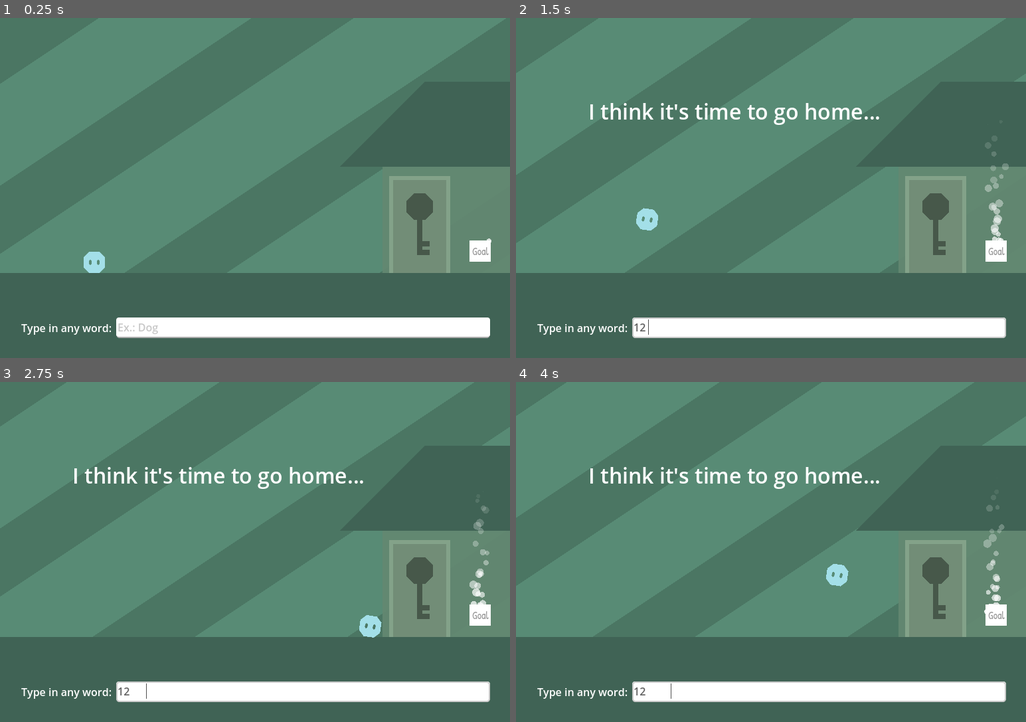
Above: before the commit, frames 1-4 (two rows, left to right).
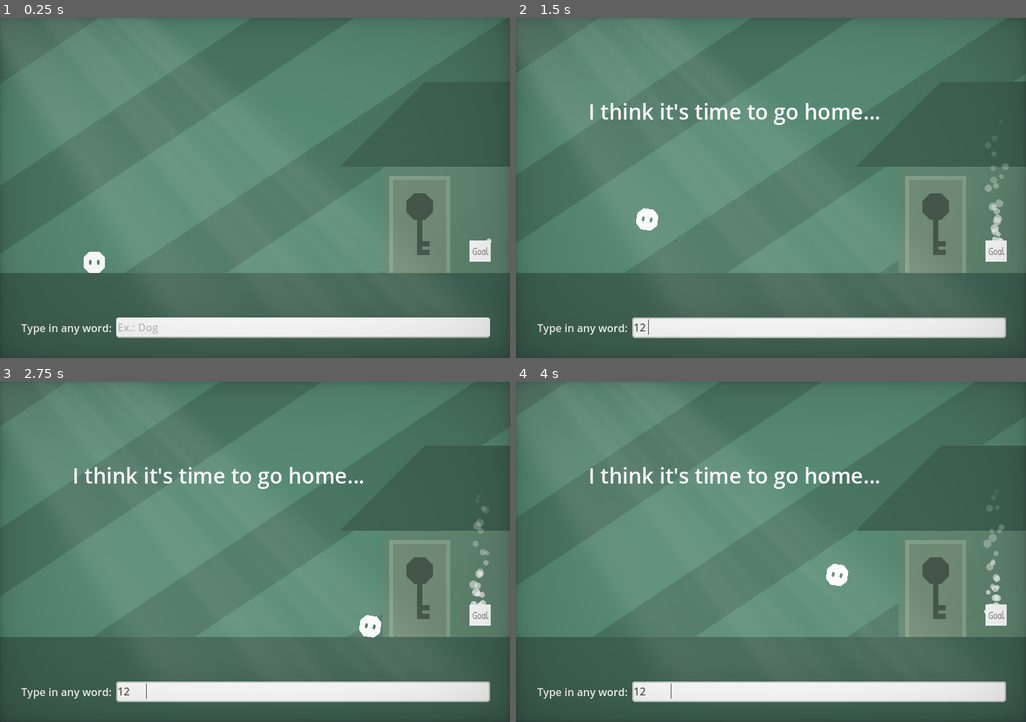
Above: after the commit, the same moments.

Repository: WordPlayEducation/word-play-platformer
Game: Godot game, scene res://main/main.tscn
Same seed, same stepped clock (60 frames per second), same inputs: the game is played once before the commit and once after it.
Inputs (mouse positions are in pixels of both pictures, inside the frame that each line leads up to):
- Up to frame 1 (0.25 s): no input
- Up to frame 2 (1.5 s): click (816, 327) at 0.52 s; type "12" at 0.6 s; move the mouse to (883, 171) at 1.27 s; hold Right (ui_right) from 1.28 s (still down); tap Space (jump) at 1.35 s
- Up to frame 3 (2.75 s): keep holding Right (ui_right); tap Space (jump) at 1.52, 1.82, 2.27, 2.3, 2.57 s; move the mouse to (153, 569) at 2.02 s; click (153, 569) at 2.1 s
- Up to frame 4 (4 s): move the mouse to (822, 477) at 2.77 s; release Right (ui_right) at 2.78 s; hold Left (ui_left) 2.78-3.53 s; tap Space (jump) at 2.85, 3.77, 3.8 s; move the mouse to (745, 620) at 3.52 s; hold Right (ui_right) from 3.53 s (still down); click (745, 620) at 3.6 s

The runs differ from the first frame. In frame 1, 2.1% of the frame differs, in the area x 0-100%, y 0-100%; in frame 2, 2.1%; in frame 3, 2.1%; in frame 4, 2.1%.

Commit message:
shaders

Diff:
--- /dev/null
+++ b/main/godrays.gdshader
@@ -0,0 +1,112 @@
+/*
+Shader from Godot Shaders - the free shader library.
+godotshaders.com/shader/god-rays
+
+Feel free to use, improve and change this shader according to your needs
+and consider sharing the modified result on godotshaders.com.
+*/
+
+// https://godotshaders.com/shader/god-rays/
+
+shader_type canvas_item;
+
+
+uniform float angle = -0.3;
+uniform float position = -0.2;
+uniform float spread : hint_range(0.0, 1.0) = 0.5;
+uniform float cutoff : hint_range(-1.0, 1.0) = 0.1;
+uniform float falloff : hint_range(0.0, 1.0) = 0.2;
+uniform float edge_fade : hint_range(0.0, 1.0) = 0.15;
+
+uniform float speed = 1.0;
+uniform float ray1_density = 8.0;
+uniform float ray2_density = 30.0;
+uniform float ray2_intensity : hint_range(0.0, 1.0) = 0.3;
+
+uniform vec4 color : source_color = vec4(1.0, 0.9, 0.65, 0.8);
+
+uniform bool hdr = false;
+uniform float seed = 5.0;
+
+// Random and noise functions from Book of Shader's chapter on Noise.
+float random(vec2 _uv) {
+    return fract(sin(dot(_uv.xy,
+                         vec2(12.9898, 78.233))) *
+        43758.5453123);
+}
+
+uniform sampler2D SCREEN_TEXTURE: hint_screen_texture;
+
+float noise (in vec2 uv) {
+    vec2 i = floor(uv);
+    vec2 f = fract(uv);
+
+    // Four corners in 2D of a tile
+    float a = random(i);
+    float b = random(i + vec2(1.0, 0.0));
+    float c = random(i + vec2(0.0, 1.0));
+    float d = random(i + vec2(1.0, 1.0));
+
+
+    // Smooth Interpolation
+
+    // Cubic Hermine Curve. Same as SmoothStep()
+    vec2 u = f * f * (3.0-2.0 * f);
+
+    // Mix 4 coorners percentages
+    return mix(a, b, u.x) +
+            (c - a)* u.y * (1.0 - u.x) +
+            (d - b) * u.x * u.y;
+}
+
+mat2 rotate(float _angle){
+    return mat2(vec2(cos(_angle), -sin(_angle)),
+                vec2(sin(_angle), cos(_angle)));
+}
+
+vec4 screen(vec4 base, vec4 blend){
+	return 1.0 - (1.0 - base) * (1.0 - blend);
+}
+
+void fragment()
+{
+
+	// Rotate, skew and move the UVs
+	vec2 transformed_uv = ( rotate(angle) * (UV - position) )  / ( (UV.y + spread) - (UV.y * spread) );
+
+	// Animate the ray according the the new transformed UVs
+	vec2 ray1 = vec2(transformed_uv.x * ray1_density + sin(TIME * 0.1 * speed) * (ray1_density * 0.2) + seed, 1.0);
+	vec2 ray2 = vec2(transformed_uv.x * ray2_density + sin(TIME * 0.2 * speed) * (ray1_density * 0.2) + seed, 1.0);
+
+	// Cut off the ray's edges
+	float cut = step(cutoff, transformed_uv.x) * step(cutoff, 1.0 - transformed_uv.x);
+	ray1 *= cut;
+	ray2 *= cut;
+
+	// Apply the noise pattern (i.e. create the rays)
+	float rays;
+
+	if (hdr){
+		// This is not really HDR, but check this to not clamp the two merged rays making
+		// their values go over 1.0. Can make for some nice effect
+		rays = noise(ray1) + (noise(ray2) * ray2_intensity);
+	}
+	else{
+		 rays = clamp(noise(ray1) + (noise(ray2) * ray2_intensity), 0., 1.);
+	}
+
+	// Fade out edges
+	rays *= smoothstep(0.0, falloff, (1.0 - UV.y)); // Bottom
+	rays *= smoothstep(0.0 + cutoff, edge_fade + cutoff, transformed_uv.x); // Left
+	rays *= smoothstep(0.0 + cutoff, edge_fade + cutoff, 1.0 - transformed_uv.x); // Right
+
+	// Color to the rays
+	vec3 shine = vec3(rays) * color.rgb;
+
+	// Try different blending modes for a nicer effect. "Screen" is included in the code,
+	// but take a look at https://godotshaders.com/snippet/blending-modes/ for more.
+	// With "Screen" blend mode:
+	shine = screen(texture(SCREEN_TEXTURE, SCREEN_UV), vec4(color)).rgb;
+
+	COLOR = vec4(shine, rays * color.a);
+}
--- a/main/main.tscn
+++ b/main/main.tscn
@@ -8,6 +8,30 @@
 [ext_resource type="Script" path="res://main/level/level_manager.gd" id="3_or2u5"]
 [ext_resource type="Script" path="res://main/creator/creator.gd" id="4_exasg"]
 [ext_resource type="AudioStream" uid="uid://bkdd465gjmk3s" path="res://main/level/JazzBrunch.mp3" id="8_wxwom"]
+[ext_resource type="Shader" path="res://main/vignette.gdshader" id="9_pr2ff"]
+[ext_resource type="Shader" path="res://main/godrays.gdshader" id="10_n0da3"]
+
+[sub_resource type="ShaderMaterial" id="ShaderMaterial_2g3rd"]
+shader = ExtResource("9_pr2ff")
+shader_parameter/vignette_intensity = 0.1
+shader_parameter/vignette_opacity = 0.5
+shader_parameter/vignette_rgb = Color(0.16584, 0.1082, 0.260375, 1)
+
+[sub_resource type="ShaderMaterial" id="ShaderMaterial_howha"]
+shader = ExtResource("10_n0da3")
+shader_parameter/angle = -0.3
+shader_parameter/position = -0.2
+shader_parameter/spread = 0.5
+shader_parameter/cutoff = 0.1
+shader_parameter/falloff = 0.2
+shader_parameter/edge_fade = 0.15
+shader_parameter/speed = 1.0
+shader_parameter/ray1_density = 8.0
+shader_parameter/ray2_density = 30.0
+shader_parameter/ray2_intensity = 0.3
+shader_parameter/color = Color(1, 0.977333, 0.92, 0.121569)
+shader_parameter/hdr = true
+shader_parameter/seed = 5.0
 
 [node name="Main" type="Node"]
 
@@ -40,3 +64,21 @@
 [node name="AudioStreamPlayer" type="AudioStreamPlayer" parent="."]
 stream = ExtResource("8_wxwom")
 autoplay = true
+
+[node name="Vignette" type="ColorRect" parent="."]
+material = SubResource("ShaderMaterial_2g3rd")
+anchors_preset = 15
+anchor_right = 1.0
+anchor_bottom = 1.0
+grow_horizontal = 2
+grow_vertical = 2
+mouse_filter = 2
+
+[node name="GodRays" type="ColorRect" parent="."]
+material = SubResource("ShaderMaterial_howha")
+anchors_preset = 15
+anchor_right = 1.0
+anchor_bottom = 1.0
+grow_horizontal = 2
+grow_vertical = 2
+mouse_filter = 2
--- a/main/player/player.gd
+++ b/main/player/player.gd
@@ -27,6 +27,7 @@
 	move_and_slide()
 	if Input.is_action_just_pressed("jump") and (double_jump or is_on_floor()):
 		velocity.y = jump_speed
+		%JumpPlayer.play()
 	for i in get_slide_collision_count():
 		var c: KinematicCollision2D = get_slide_collision(i)
 
--- a/main/player/player.tscn
+++ b/main/player/player.tscn
@@ -1,10 +1,16 @@
-[gd_scene load_steps=4 format=3 uid="uid://bhbw1ggbqmgw"]
+[gd_scene load_steps=6 format=3 uid="uid://bhbw1ggbqmgw"]
 
 [ext_resource type="Script" path="res://main/player/player.gd" id="1_8prs4"]
 [ext_resource type="Texture2D" uid="uid://b56pfj42cgnn2" path="res://main/player/player.png" id="2_en7xm"]
+[ext_resource type="AudioStream" uid="uid://tqxbb6ihqkyw" path="res://main/player/jump.wav" id="3_3lnb3"]
 
 [sub_resource type="CircleShape2D" id="CircleShape2D_0ttb4"]
 radius = 16.0
+
+[sub_resource type="AudioStreamRandomizer" id="AudioStreamRandomizer_r2862"]
+random_pitch = 1.2
+streams_count = 1
+stream_0/stream = ExtResource("3_3lnb3")
 
 [node name="Player" type="CharacterBody2D"]
 collision_layer = 2
@@ -19,9 +25,13 @@
 
 [node name="Sprite2D" type="Sprite2D" parent="."]
 unique_name_in_owner = true
-modulate = Color(0.636916, 0.875219, 0.907578, 1)
 scale = Vector2(0.5, 0.5)
 texture = ExtResource("2_en7xm")
 
 [node name="CollisionShape2D" type="CollisionShape2D" parent="."]
 shape = SubResource("CircleShape2D_0ttb4")
+
+[node name="JumpPlayer" type="AudioStreamPlayer" parent="."]
+unique_name_in_owner = true
+stream = SubResource("AudioStreamRandomizer_r2862")
+volume_db = -8.0
--- /dev/null
+++ b/main/vignette.gdshader
@@ -0,0 +1,23 @@
+shader_type canvas_item;
+// CC0 https://godotshaders.com/shader/color-vignetting/
+
+uniform sampler2D SCREEN_TEXTURE: hint_screen_texture;
+uniform float vignette_intensity = 0.4;
+uniform float vignette_opacity : hint_range(0.0, 1.0) = 0.5;
+uniform vec4 vignette_rgb : source_color = vec4(0.0, 0.0, 0.0, 1.0);
+
+float vignette(vec2 uv){
+	uv *= 1.0 - uv.xy;
+	float vignette = uv.x * uv.y * 15.0;
+	return pow(vignette, vignette_intensity * vignette_opacity);
+}
+
+void fragment(){
+	vec4 color = texture(SCREEN_TEXTURE, SCREEN_UV);
+	vec4 text = texture(TEXTURE, UV);
+
+	text.rgba *= (vignette_rgb.rgba);
+	text.rgba *= (1.0 - vignette(UV));
+
+	COLOR = vec4((text.rgb)*color.rgb,text.a);
+}
Not shown: 1 places in main/main.tscn that only renumber resources
Not shown, added: main/player/jump.wav.import
Not shown, added: main/player/jump.wav
